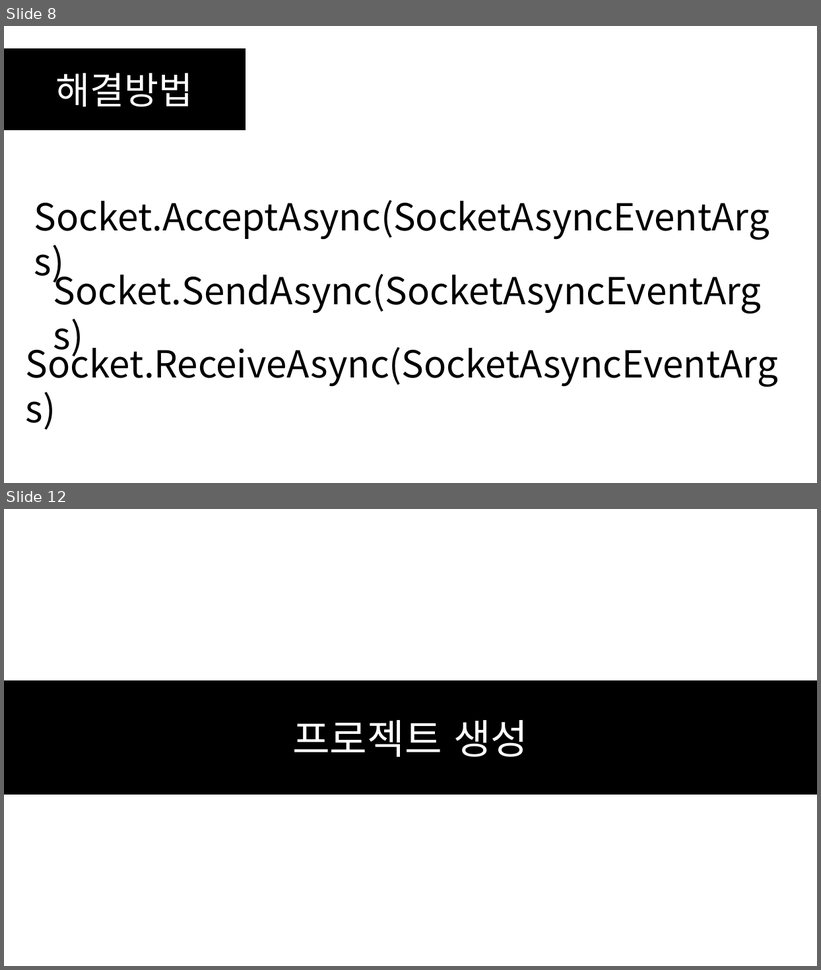
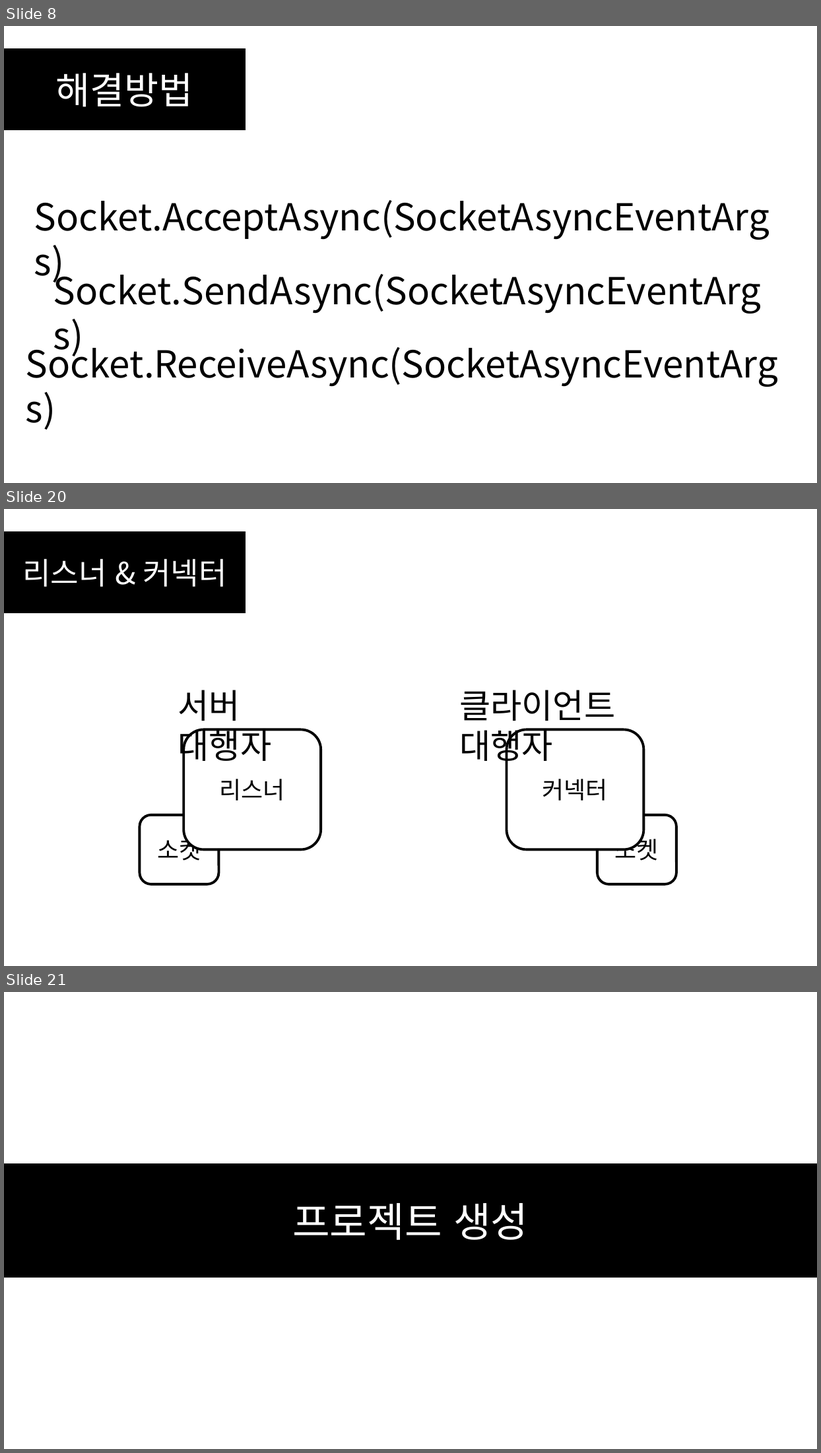
Before and after one commit to SEH00N/SDLU, a slide deck: ServerLecture/PT/5강 비동기 소켓 프로그래밍.pptx. Shown one above the other, each under a label of ours: slides 8 and 12 before the commit, slides 8, 20 and 21 after it; the slides between them are not shown. The pictures are 821x970 and 821x1453 pixels, drawn with LibreOffice and Linux fonts; fonts in the diff are those of the drawing. Boxes give left, top, right and bottom in pixels: in the first picture for what was removed or moved away, otherwise in the second. Text is boxed around its words. In the diff, an @@ line names an element or a change of style, - is before the commit and + after.

Commit message:
서버 코드 설명

```diff
--- a/ServerLecture/PT/5강 비동기 소켓 프로그래밍.pptx
+++ b/ServerLecture/PT/5강 비동기 소켓 프로그래밍.pptx
@@ slide 20 added at box(4, 509, 817, 966), background #FFFFFF @@
@@ rectangle added at box(4, 531, 246, 613), fill #000000, outline #000000 1 pt, 36 pt, text #FFFFFF @@
+리스너 & 커넥터
@@ text added at box(178, 690, 272, 767), 40 pt, text #000000 @@
+서버 대행자
@@ text added at box(459, 690, 615, 767), 40 pt, text #000000 @@
+클라이언트 대행자
@@ rounded rectangle added at box(184, 730, 321, 850), fill #FFFFFF, outline #000000 3 pt, 28 pt, text #000000 @@
+리스너
@@ rounded rectangle added at box(507, 730, 644, 850), fill #FFFFFF, outline #000000 3 pt, 28 pt, text #000000 @@
+커넥터
@@ rounded rectangle added at box(139, 815, 218, 885), fill #FFFFFF, outline #000000 3 pt, 28 pt, text #000000 @@
+소켓
@@ rounded rectangle added at box(597, 815, 677, 885), fill #FFFFFF, outline #000000 3 pt, 28 pt, text #000000 @@
+소켓
@@ what was slide 12 is now slide 21 @@
```
Also in this commit, not shown: 8 slides changed, 16 other slides added, 1 slide removed, 8 other files.
